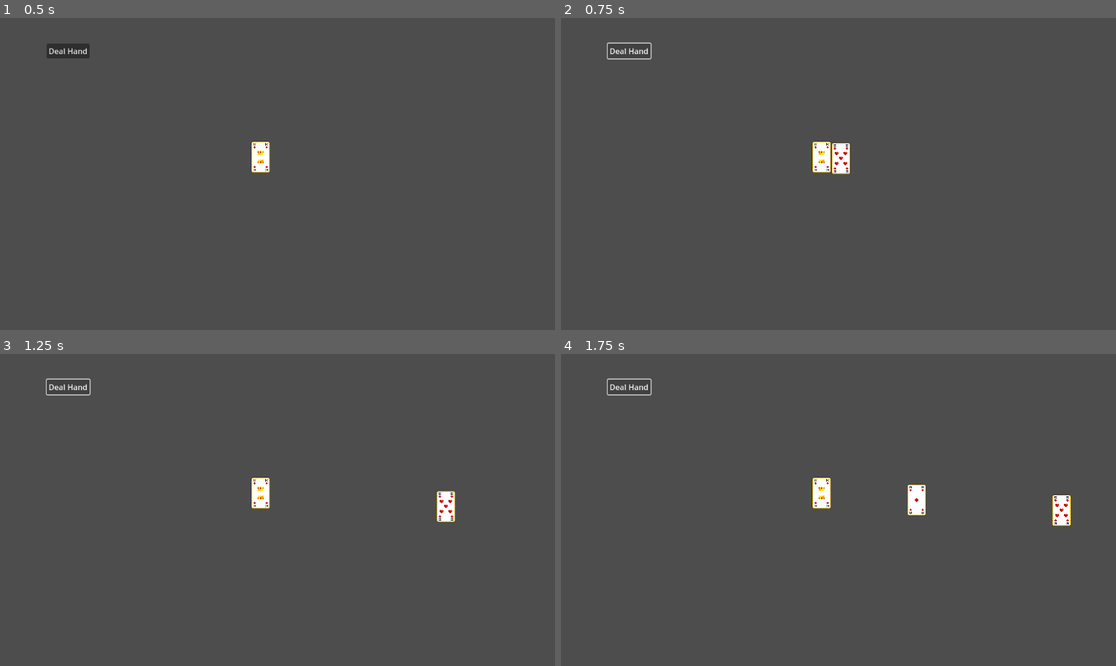
Above: before the commit, frames 1-4 (two rows, left to right).
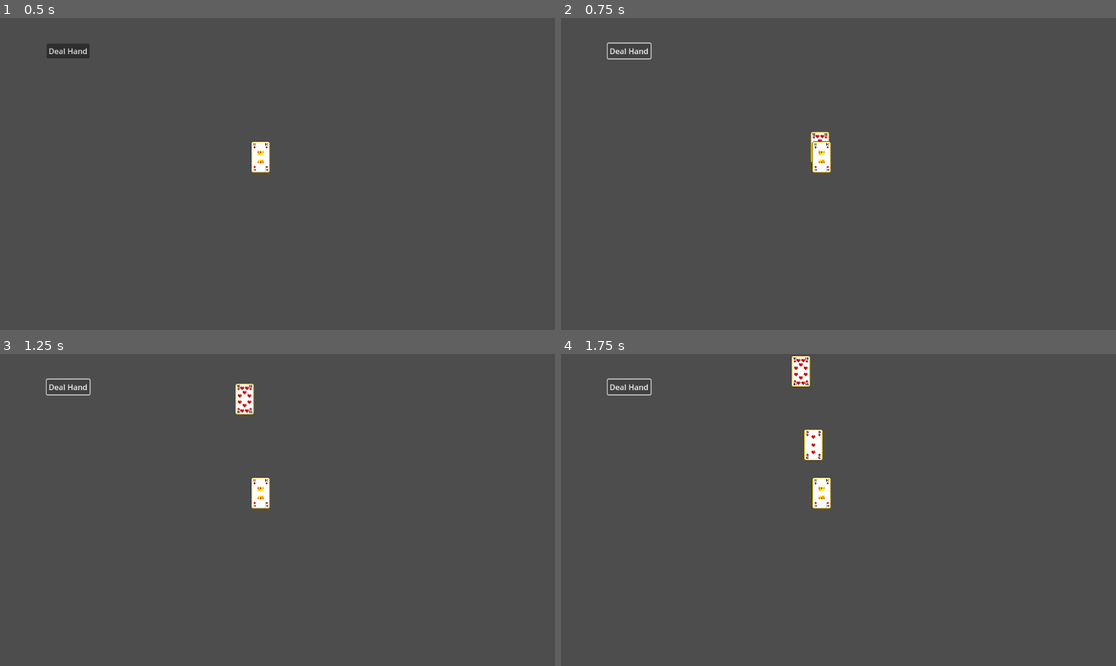
Above: after the commit, the same moments.

Repository: gneeqo/CardInterface2
Game: Godot game, scene res://Game Logic/Scenes/main.tscn
The game is run twice, just before and just after one commit, with the same random seed, the same clock (stepped at 60 frames per second) and the same inputs. The engine's default icon, where the game draws it, is replaced by a stand-in: a white triangle on a blue panel in a dark square.
Inputs:
- Up to frame 1 (0.5 s): no input
- Up to frame 2 (0.75 s): click "Deal Hand" at 0.5 s
- Up to frame 3 (1.25 s): no input
- Up to frame 4 (1.75 s): click "Deal Hand" at 1.25 s

Frame 1 is identical in both runs. In frame 2, 0.5% of the frame differs, in the area x 44-53%, y 36-51%; in frame 3, 0.7%; in frame 4, 1.4%, in the area x 41-92%, y 0-56%.

Commit message:
simple card dealing

Diff:
--- a/Actions/Translate.gd
+++ b/Actions/Translate.gd
@@ -10,7 +10,7 @@
 
 
 func _begin_action():
-	initial_position = affected_node.position
+	initial_position = affected_node.global_position
 	if drift != 0:
 			var rng = RandomNumberGenerator.new()
 			final_target = Vector2(target.x + rng.randf_range(-drift,drift)\
@@ -18,7 +18,7 @@
 	else: final_target =  target
 
 func _lerp_value(alpha:float):
-	affected_node.position = lerp(initial_position,final_target,alpha)
+	affected_node.global_position = lerp(initial_position,final_target,alpha)
 
 func _clone():
 	var new_action = super._clone()
--- a/Factories/behavior_factory.gd
+++ b/Factories/behavior_factory.gd
@@ -3,7 +3,7 @@
 static func translate_then_callback(function:Callable,location:Vector2, duration:float , drift:float = 0 ,\
  eased:bool = true, ease_type:Action.EaseType = Action.EaseType.easeInOutSine) -> Executor:
 	var new_executor = ExecAutoActivate.new()
-	new_executor.add_child(ActionFactory.translate_to(location,duration,true,ease_type,drift,true))
+	new_executor.add_child(ActionFactory.translate_to(location,duration,eased,ease_type,drift,true))
 	new_executor.add_child(ActionFactory.callback(function))
 
 
--- a/Game Logic/Scripts/Card Groups/card_group.gd
+++ b/Game Logic/Scripts/Card Groups/card_group.gd
@@ -10,7 +10,12 @@
 func _add_card(payload:Card):
 	cards_in_group.push_back(payload)
 	payload.owning_group = self
-	add_child(payload)
+
+	if !payload.get_parent():
+		add_child(payload)
+	else:
+		reparent(payload)
+
 
 func receive_card(payload:Card):
 	num_cards +=1
@@ -34,4 +39,4 @@
 
 func random_card()->Card:
 	var rng = RandomNumberGenerator.new()
-	return cards_in_group[randi_range(0,cards_in_group.size()-1)]
+	return cards_in_group[rng.randi_range(0,cards_in_group.size()-1)]
--- a/Game Logic/Scripts/card.gd
+++ b/Game Logic/Scripts/card.gd
@@ -63,8 +63,8 @@
 
 
 # Called every frame. 'delta' is the elapsed time since the previous frame.
-func _process(delta: float) -> void:
-	var scale = transform.get_scale()
+func _process(_delta: float) -> void:
+
 	if(scale.x <0 ||scale.y < 0):
 		$BackSprite.visible = true
 		$FrontSprite.visible = false
